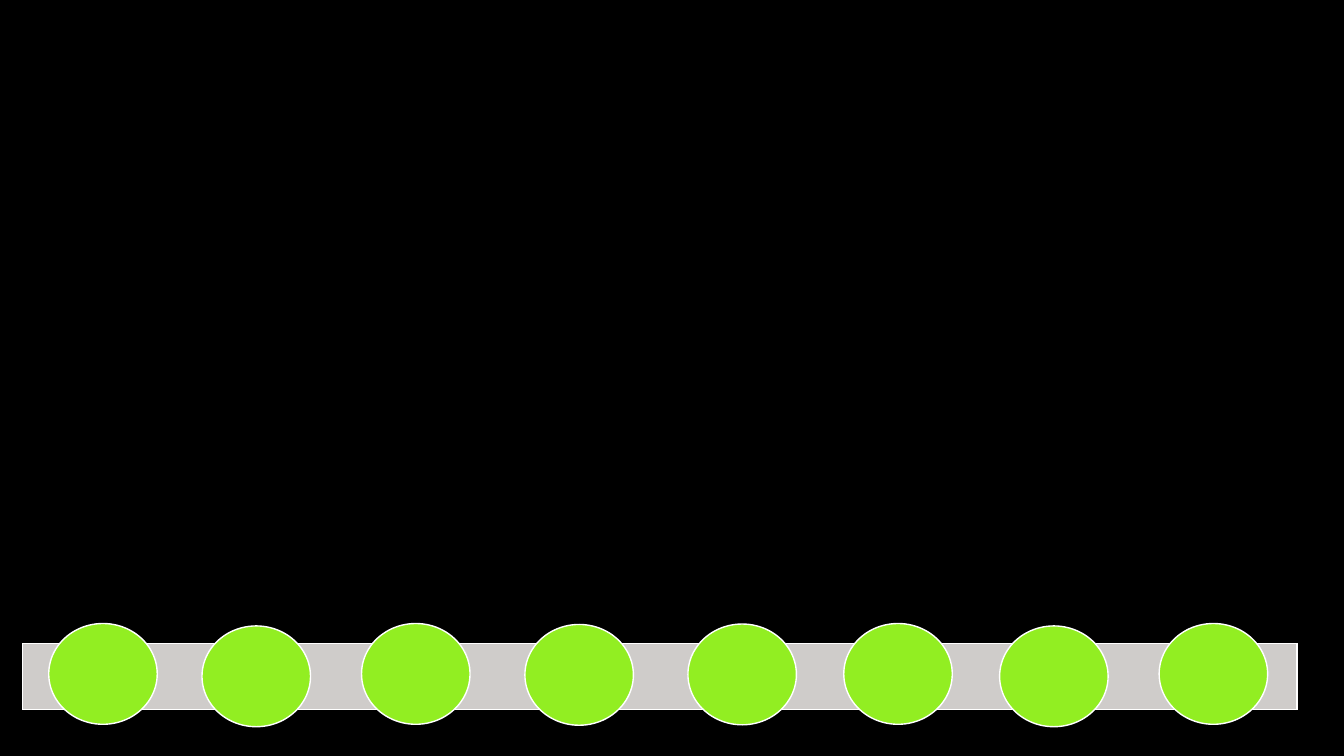
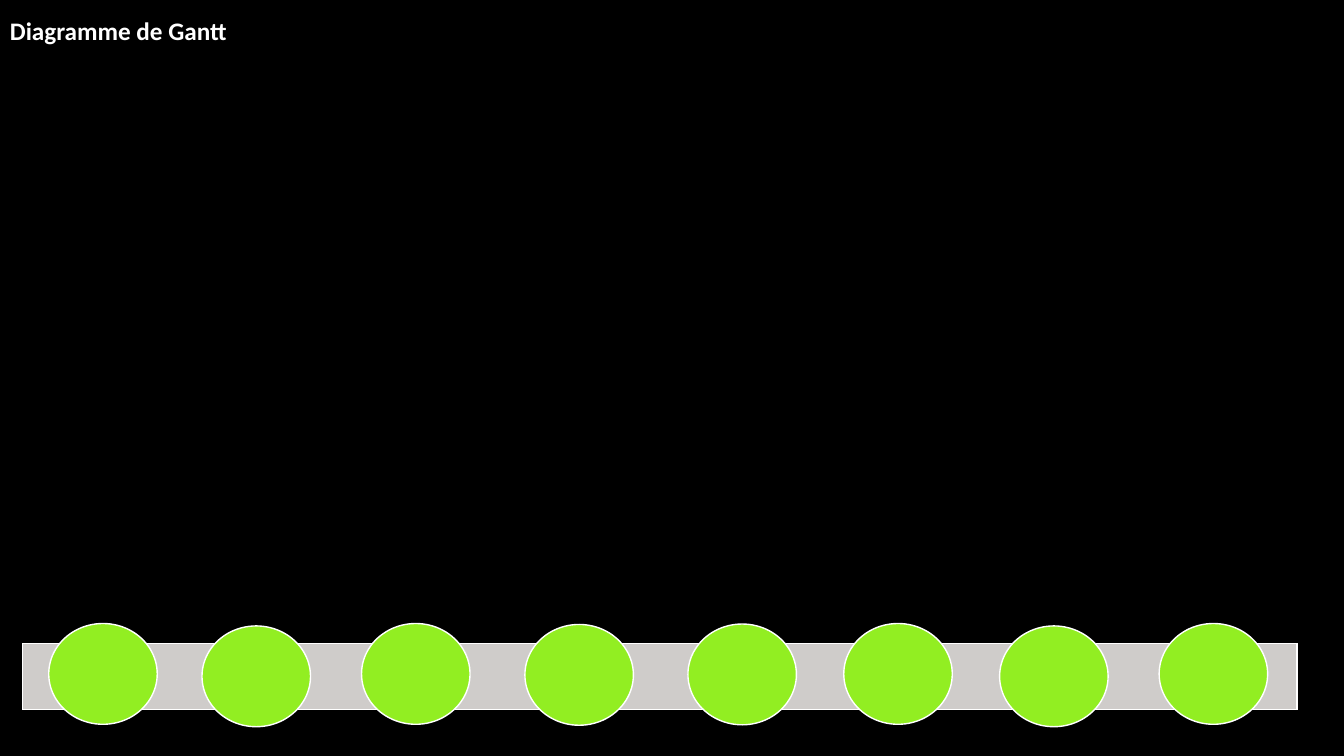
Before and after one commit to corentin-breny/Systeme_Escape_Game_13emePorte, a slide deck: slide 9 of Etudiants/Constantin/Constantin.MInos.RDPno1.pptx. Drawn at 1344x756 pixels with LibreOffice and Linux fonts; fonts in the diff are those of the drawing; background and template pictures are left out. Boxes give left, top, right and bottom in pixels: in the first picture for what was removed or moved away, otherwise in the second. Text is boxed around its words. In the diff, an @@ line names an element or a change of style, - is before the commit and + after.

```diff
--- a/Etudiants/Constantin/Constantin.MInos.RDPno1.pptx
+++ b/Etudiants/Constantin/Constantin.MInos.RDPno1.pptx
@@ text added at (10, 22, 226, 45), 18 pt, text #FFFFFF, bold @@
+Diagramme de Gantt
```
Also in this commit, not shown: 3 other slides changed, 4 slides added, 4 slides removed, 1 other file.
